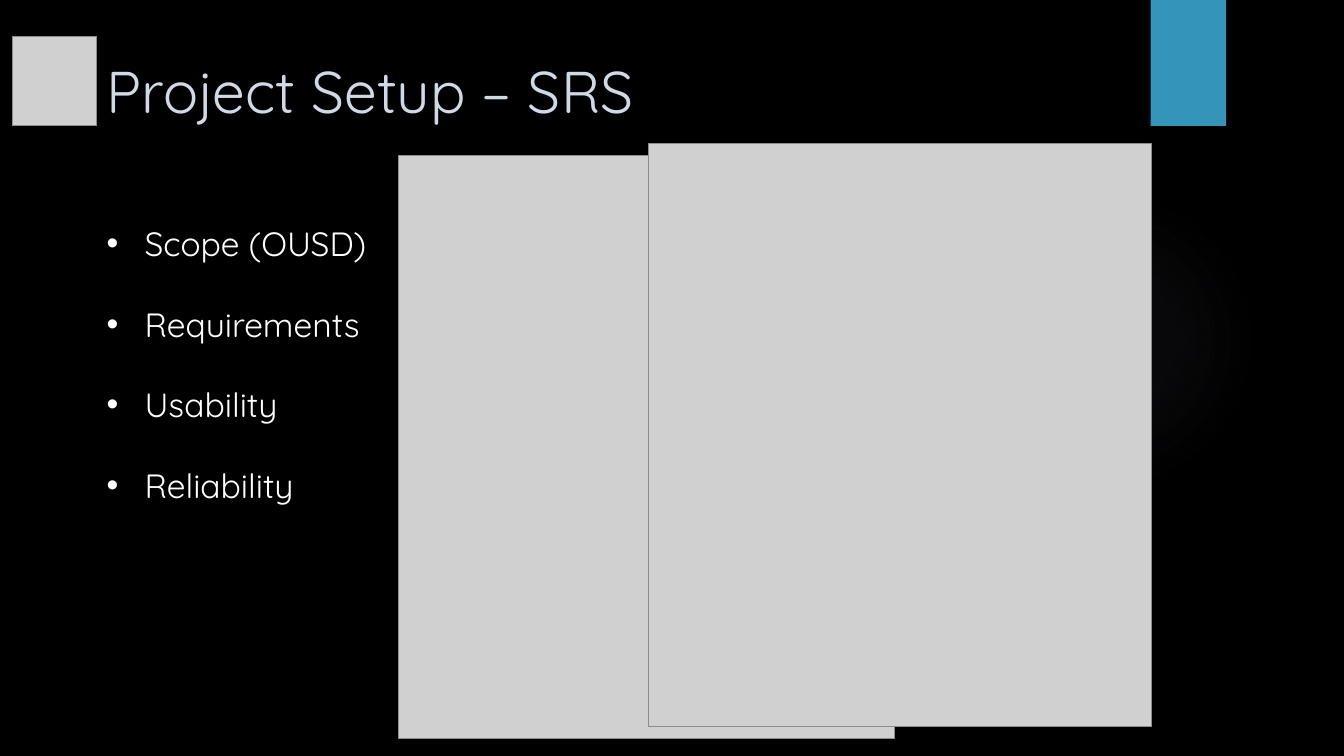
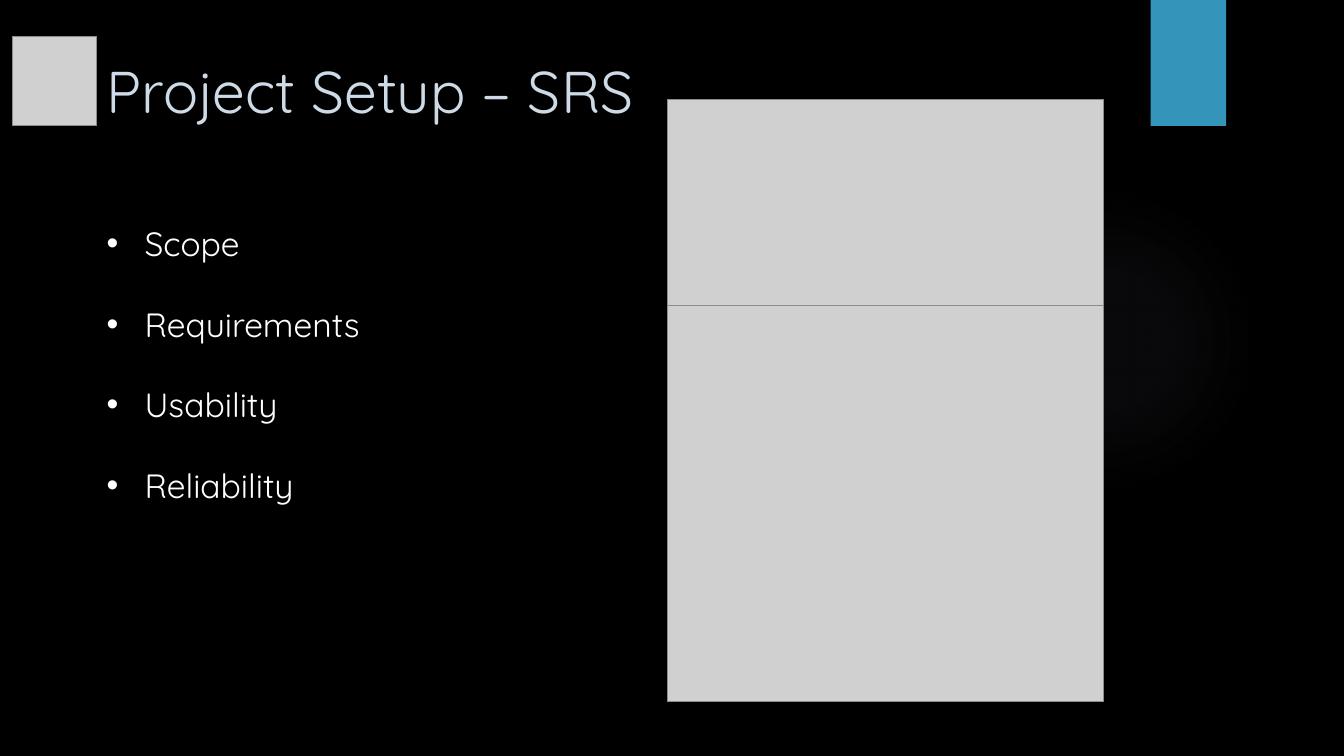
Before and after one commit to DawidMa/sheeshApp, a slide deck: slide 5 of SheeshApp.pptx. Drawn at 1344x756 pixels with LibreOffice and Linux fonts; fonts in the diff are those of the drawing; grey boxes stand for pictures; background and template pictures are left out. Boxes give left, top, right and bottom in pixels: in the first picture for what was removed or moved away, otherwise in the second. Text is boxed around its words. In the diff, an @@ line names an element or a change of style, - is before the commit and + after.

```diff
--- a/SheeshApp.pptx
+++ b/SheeshApp.pptx
@@ picture: place and size @@
-picture at (648, 144, 1152, 727)
+picture at (667, 100, 1104, 702)
@@ picture removed at (398, 155, 894, 738) @@
@@ text at (145, 232, 240, 263): text changed @@
-• Scope (OUSD)
+• Scope
@@ picture added at (667, 306, 1104, 702) @@
```
Also in this commit, not shown: 9 other slides changed, 4 slides added, 1 slide removed.
